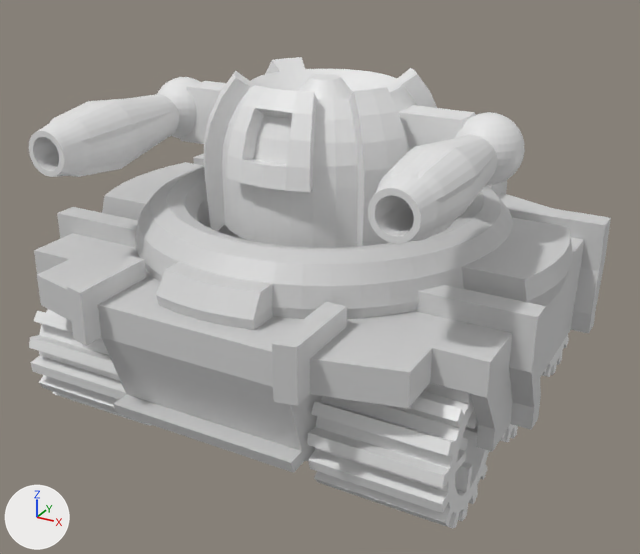
Renders of the COLLADA model Objects3D/nk2.dae from each side of a commit.
One viewpoint serves both versions: a camera (50 mm lens) standing at (32.5, -61.4, 40.0) and looking at (0.5, -3.2, 10.9). Arrows for +X, +Y and +Z are at lower left; the lights stay in place. Where no turn or scale is listed for an object, it has been applied to the vertices.

Objects in the first picture: 'armad', 'armai', 'canon', 'chasis', 'rueda1d', 'rueda1i'.
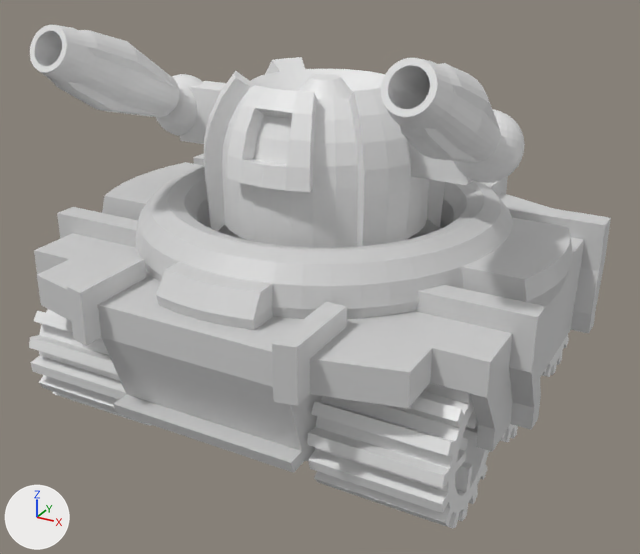
Boxes [x1, y1, x2, y2] around the edits, measured in the pictures (640 x 554 px):
'armai', moved, turned: before [368, 112, 525, 244]; after [381, 58, 525, 183]
'armad', moved, turned: before [29, 77, 200, 177]; after [30, 25, 203, 136]

What the commit changed:
Object 'armad' (ob_armad) moves from (-13.33, -1.418, -4.839) to (-13.33, -1.418, -4.028).
Object 'armad' (ob_armad) turns from (0, 0, 0) to (-25, 0, 0) degrees about x, y and z.
Object 'armai' (ob_armai) moves from (13.27, -1.418, -4.839) to (13.27, -1.418, -4.028).
Object 'armai' (ob_armai) turns from (0, 0, 0) to (-25, 0, 0) degrees about x, y and z.
